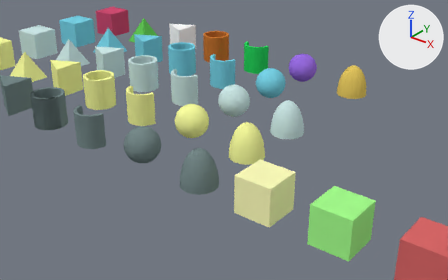
The Blender file Base_custom_level.blend as it was, and as the next commit left it.
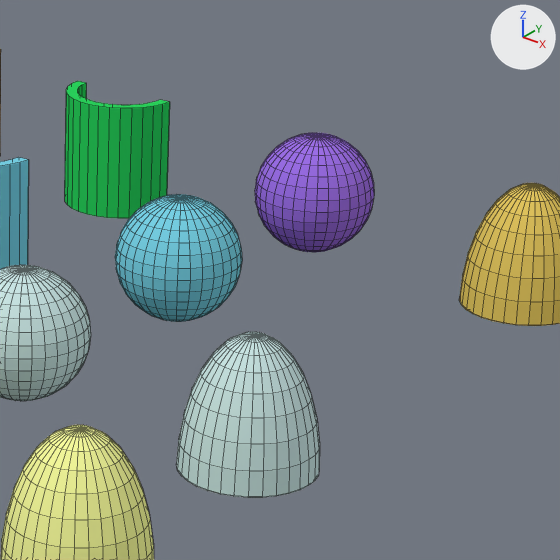
There are two pictures of each version: one from a camera (50 mm lens) standing at (12.04, -10.31, 7.38) and looking at (0.93, 3.58, -1.23), one close up on the part from 51% to 80% of the width and 8% to 55% of the height. Every picture has the same lights, and +X, +Y and +Z are marked at upper right. The close-ups show mesh edges as thin lines.
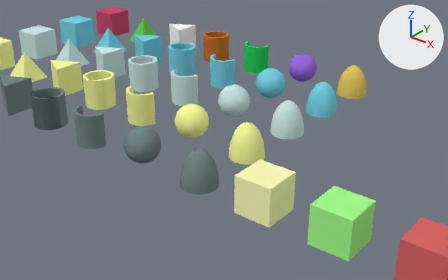
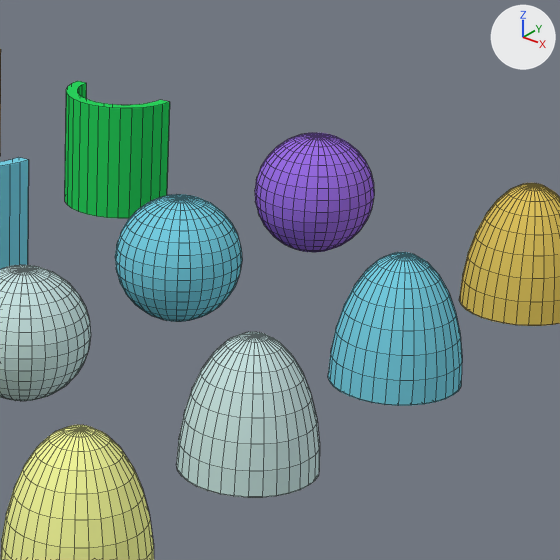
What the commit changed:
Material 'Material.008' (mat_material_008) is new.
Its base color is (0.19, 0.65, 0.8) (cyan #79d3e7).
Mesh me_sphere_000 is new.
It has 482 vertices, 512 faces and spans x -0.5..0.5, y -0.5..0.5, z -0.5..0.5.
It uses material mat_material_008 (cyan #79d3e7).
Object 'Sphere.000' (ob_sphere_000) is new; it shows me_sphere_000.
Its location is (3.0, 6.0, 0.0).
Its show transparent is True.

Location of each change, (x1, y1, x2, y2) in pixels of the close-ups (560 x 560 px):
'Sphere.000', added (cyan): after (328, 252, 462, 406)
